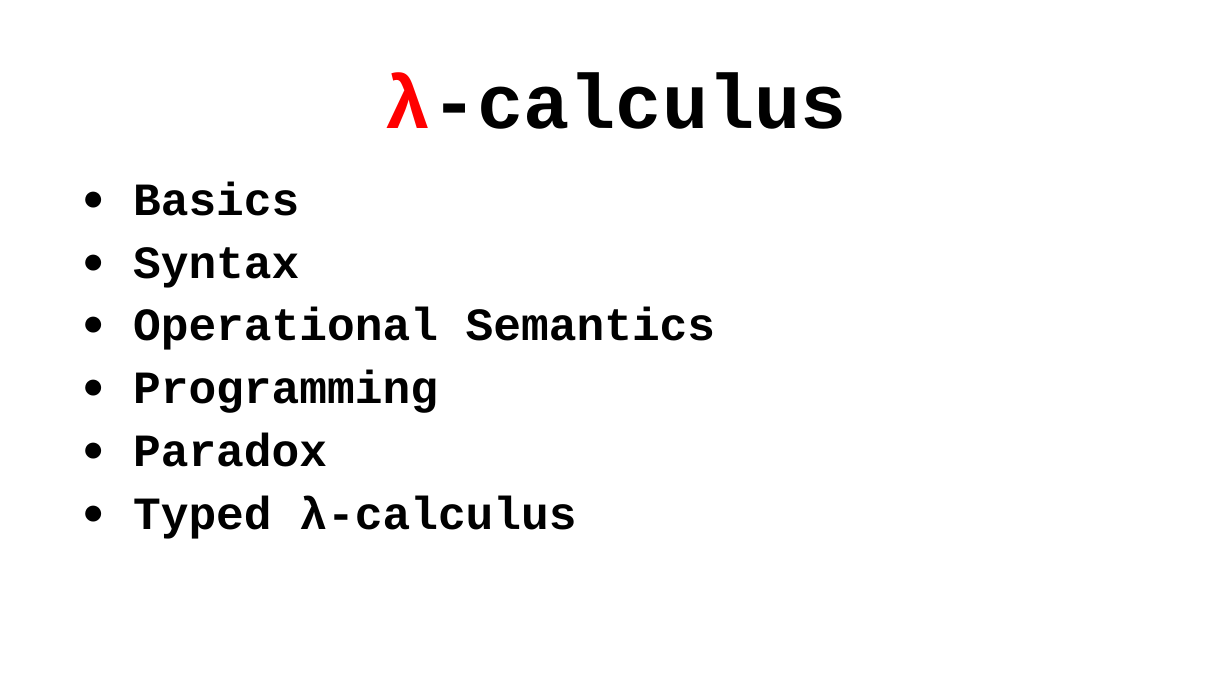
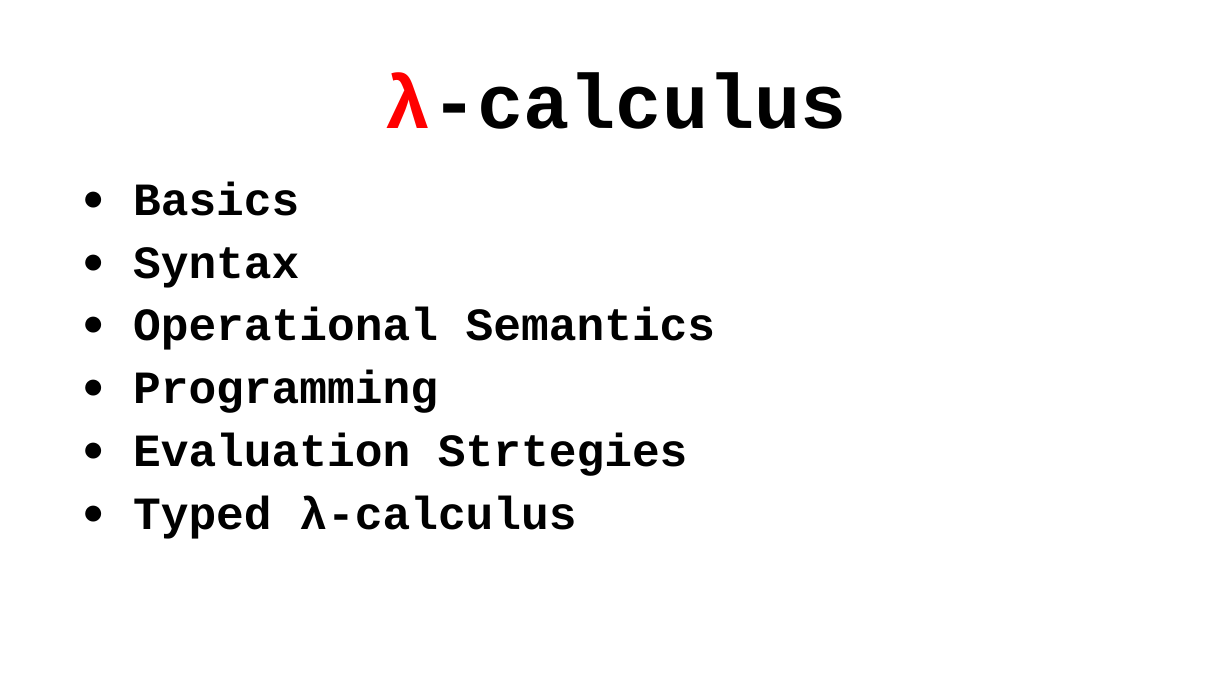
Before and after one commit to RuWang-0/lambda-in-Java-C-, a slide deck: slide 3 of lambda-ppt.pptx. Drawn at 1232x693 pixels with LibreOffice and Linux fonts; fonts in the diff are those of the drawing. Boxes give left, top, right and bottom in pixels: in the first picture for what was removed or moved away, otherwise in the second. Text is boxed around its words. In the diff, an @@ line names an element or a change of style, - is before the commit and + after.

Commit message:
strategy

```diff
--- a/lambda-ppt.pptx
+++ b/lambda-ppt.pptx
@@ text at <box>133,433,687,476</box>: text changed @@
-● Paradox
+● Evaluation Strtegies
```
